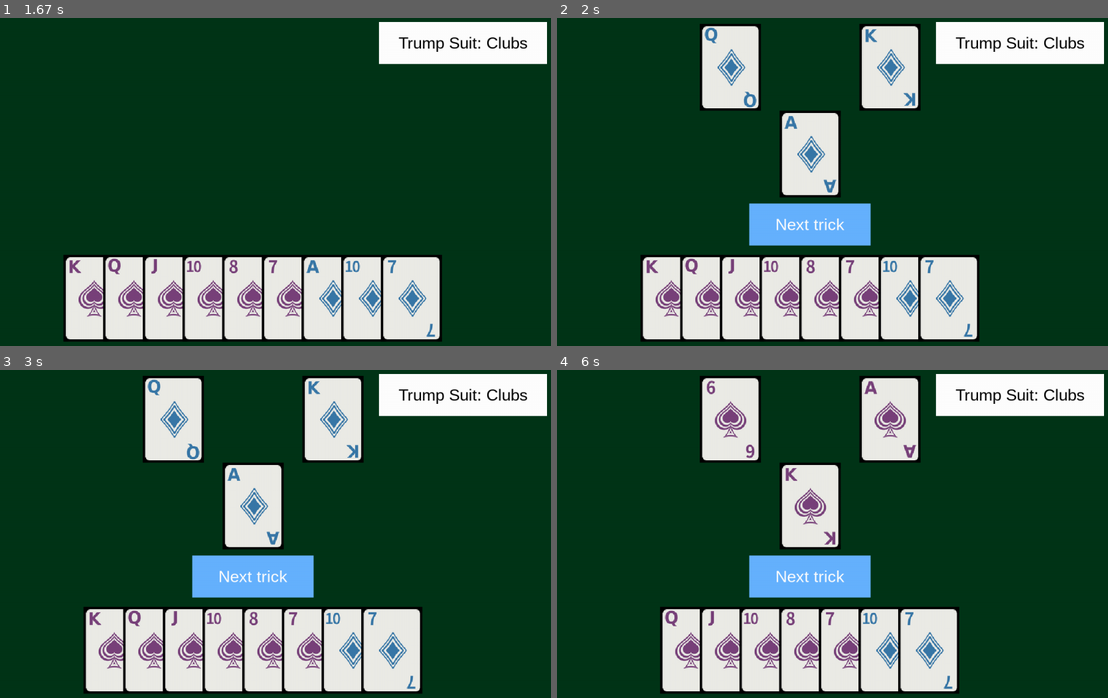
Above: before the commit, frames 1-4 (two rows, left to right).
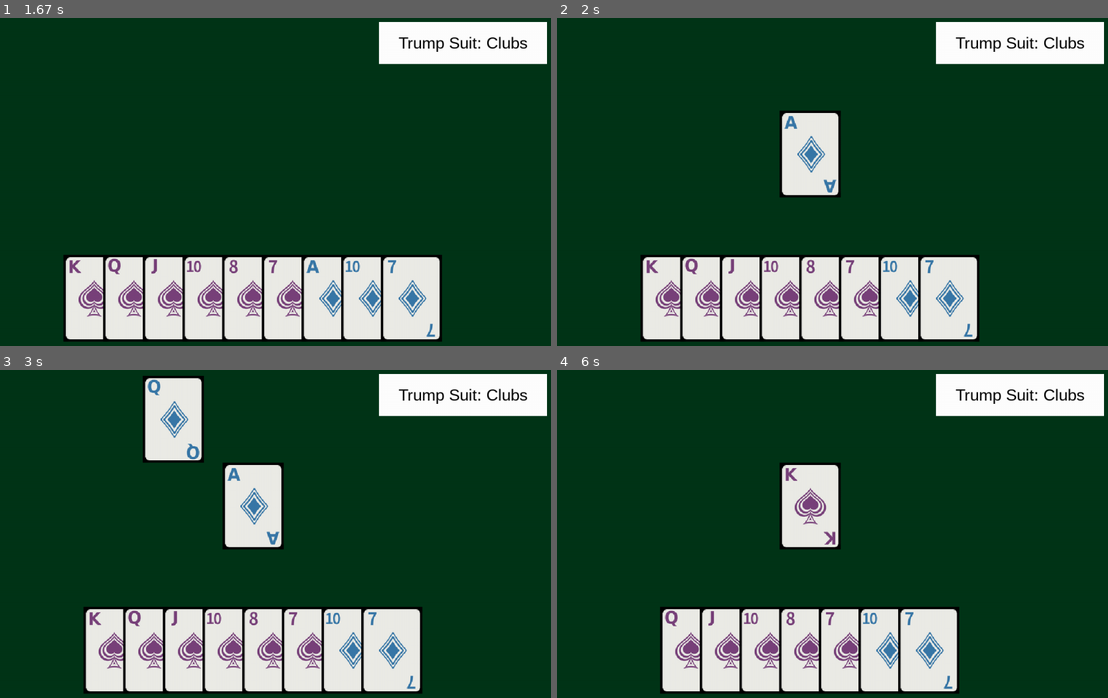
Above: after the commit, the same moments.

Repository: SkylerMime/NinetyNine
Game: pygame game, started from ninety_nine/graphical_main_game.py
The game is run twice, just before and just after one commit, with the same random seed, the same clock (stepped at 60 frames per second) and the same inputs.
Inputs (mouse positions are in pixels of both pictures, inside the frame that each line leads up to):
- Up to frame 1 (1.67 s): click (22, 296) at 0.38 s; click (44, 306) at 0.72 s; click (225, 273) at 1.05 s; click "Confirm Bid" at 1.38 s
- Up to frame 2 (2 s): click (865, 257) at 1.72 s
- Up to frame 3 (3 s): no input
- Up to frame 4 (6 s): click "Next trick" at 5.55 s; click (661, 648) at 5.88 s

Frame 1 is identical in both runs. In frame 2, 8.8% of the frame differs, in the area x 25-67%, y 1-70%; in frame 3, 5.8%; in frame 4, 8.8%.

Commit message:
Sub-second delay in playing cards

Diff:
--- a/ninety_nine/constants.py
+++ b/ninety_nine/constants.py
@@ -10,9 +10,16 @@
     HUMAN = 0
     RANDOM = 1
     TRICK_COMPLETE = 2
+    WAITING_FOR_COMPUTER = 3
 
 
-PLAYER_TYPES = {0: PlayerTypes.HUMAN, 1: PlayerTypes.RANDOM, 2: PlayerTypes.RANDOM, None: PlayerTypes.TRICK_COMPLETE}
+PLAYER_TYPES = {
+    0: PlayerTypes.HUMAN,
+    1: PlayerTypes.RANDOM,
+    2: PlayerTypes.RANDOM,
+    None: PlayerTypes.TRICK_COMPLETE,
+    -1: PlayerTypes.WAITING_FOR_COMPUTER,
+}
 
 
 class GameStage(Enum):
--- a/ninety_nine/graphical_main_game.py
+++ b/ninety_nine/graphical_main_game.py
@@ -77,6 +77,8 @@
 BUTTON_TEXT_COLOR = WHITE
 TEXTVIEW_COLOR = WHITE
 TEXTVIEW_TEXT_COLOR = BLACK
+
+MILLISECONDS_BETWEEN_PLAYS = 900
 
 
 class TextView:
@@ -259,7 +261,10 @@
     continue_button.render_message("Next trick")
     continue_button.visible = False
     center_cards(clickable_hand)
+    time_of_next_play = pygame.time.get_ticks() + MILLISECONDS_BETWEEN_PLAYS
     while game_state.stage == GameStage.PLAYING:
+        if pygame.time.get_ticks() > time_of_next_play and game_state.next_to_play == -1:
+            game_state.next_to_play = 1
         # process player inputs
         for event in pygame.event.get():
             if event.type == pygame.QUIT:
@@ -268,10 +273,10 @@
             if event.type == pygame.MOUSEBUTTONUP:
                 clicked_card = get_card_from_click(event.pos, clickable_hand)
                 if (
-                    clicked_card
+                    game_state.next_to_play == HUMAN_PLAYER_NUM
+                    and clicked_card
                     and clicked_card.get_card()
                     in game.get_legal_card_plays(game_state, HUMAN_PLAYER_NUM)
-                    and game_state.next_to_play == HUMAN_PLAYER_NUM
                 ):
                     game_state = game.make_card_play(
                         game_state, HUMAN_PLAYER_NUM, clicked_card.get_card()
@@ -281,6 +286,8 @@
                     )
                     clickable_hand = get_clickable_cards(sorted_hand, images_dict)
                     center_cards(clickable_hand)
+                    time_of_next_play = pygame.time.get_ticks() + MILLISECONDS_BETWEEN_PLAYS
+                    game_state.next_to_play = -1
                 if continue_button.visible and continue_button.rect.collidepoint(
                     event.pos
                 ):
@@ -288,17 +295,18 @@
                     continue_button.visible = False
 
         # logical updates here
-        if player_types[game_state.next_to_play] == PlayerTypes.RANDOM:
+        if player_types[game_state.next_to_play] == PlayerTypes.RANDOM and pygame.time.get_ticks() > time_of_next_play:
             card_to_play = random.choice(
                 list(game.get_legal_card_plays(game_state, game_state.next_to_play))
             )
             game_state = game.make_card_play(
                 game_state, game_state.next_to_play, card_to_play
             )
-
-        continue_button.visible = game.is_full(game_state.current_trick)
-
-        if game.game_is_over(game_state):
+            time_of_next_play = pygame.time.get_ticks() + MILLISECONDS_BETWEEN_PLAYS
+
+        continue_button.visible = game.is_full(game_state.current_trick) and not game.game_is_over(game_state)
+
+        if game.game_is_over(game_state) and pygame.time.get_ticks() > time_of_next_play:
             game_state.stage = GameStage.DONE
 
         # render graphics here
--- a/ninety_nine/ninety_nine_state.py
+++ b/ninety_nine/ninety_nine_state.py
@@ -163,7 +163,7 @@
         return True
 
 
-def get_legal_card_plays(game_state: GameState, player_num: int):
+def get_legal_card_plays(game_state: GameState, player_num: int | None):
     if player_num not in game_state.PLAYERS.keys():
         raise KeyError("player must be 0, 1, or 2")
     if game_state.next_to_play != player_num:
